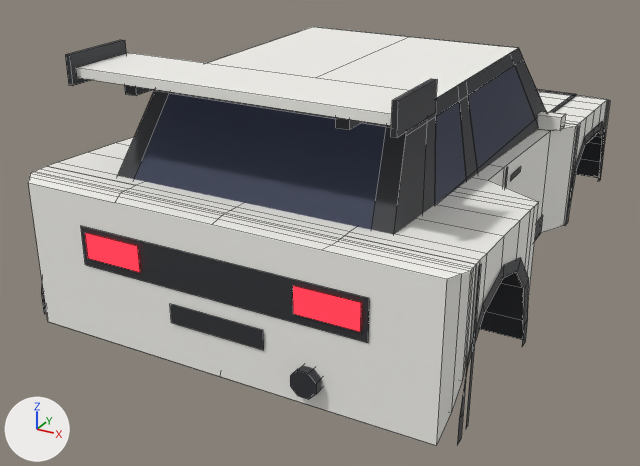
The FBX model assets/meshes/kumo/Kumo.fbx as it was, and as the next commit left it.
Camera for both pictures: a 50 mm camera at (6.63, -14.61, 5.74) aimed at (-0.8, -1.09, -1.02). The axes (+X, +Y, +Z) are drawn at lower left. The lights are the same throughout. The picture after the commit comes second. Mesh edges are drawn as thin lines.

Names of what the first picture shows: 'BumperRear', 'Cowl', 'Door_FR', 'Fender_RR', 'Opt_Wing_Rally_Wing', 'Opt_Wing_Rally_WingBlade', 'Pillars', 'RearWindow', 'Roof', 'TailGarnish', 'Underbody', 'Window_FR' and 19 more.
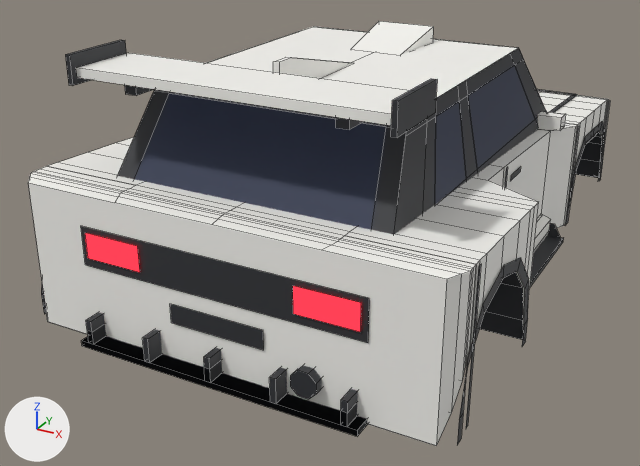
Changed parts and their boxes [x1, y1, x2, y2] in the pictures (640 x 466 px):
'Opt_Diffuser_Road_AccDiffuser', added: after [81, 324, 367, 436]
'Opt_Diffuser_Race_AccDiffuserRace', added: after [83, 312, 367, 434]
'Opt_Roof_Scoop_AccRoofScoop', added: after [351, 21, 433, 55]
'Opt_Roof_Fin_AccSharkFin', added: after [273, 57, 352, 78]
'Opt_Skirts_Blade_AccSideBlade_R', added: after [530, 223, 564, 287]
'Opt_Skirts_Side_AccSkirt_R', added: after [533, 214, 551, 253]

Patch to the scene script:
```diff
--- a/assets/meshes/kumo/Kumo.fbx.py
+++ b/assets/meshes/kumo/Kumo.fbx.py
@@ me_opt_skirts_side_accskirt_r @@
+me_opt_skirts_side_accskirt_r.from_pydata([(2.62, 1.78, -1.46), (2.78, 1.78, -1.46), (2.78, -1.78, -1.46), (2.62, -1.78, -1.46), (2.82, 1.78, -1.3), (2.82, -1.78, -1.3), (2.82, 1.78, -1.06), (2.82, -1.78, -1.06), (2.62, 1.78, -0.98), (2.62, -1.78, -0.98)], [], [(0, 1, 2, 3), (1, 4, 5, 2), (4, 6, 7, 5), (6, 8, 9, 7), (8, 6, 4, 1, 0), (3, 2, 5, 7, 9)])
+me_opt_skirts_side_accskirt_r.materials.append(mat_body)  # white #f7f6f1
@@ me_opt_roof_scoop_accroofscoop @@
+me_opt_roof_scoop_accroofscoop.from_pydata([(-0.48, -0.55, 2.4), (0.48, -0.55, 2.4), (0.55, 0.75, 2.68), (-0.55, 0.75, 2.68), (0.55, 0.75, 2.38), (0.48, -0.55, 2.38), (-0.48, -0.55, 2.38), (-0.55, 0.75, 2.38)], [], [(0, 1, 2, 3), (4, 2, 1, 5), (6, 0, 3, 7)])
+me_opt_roof_scoop_accroofscoop.materials.append(mat_body)  # white #f7f6f1
@@ me_opt_roof_fin_accsharkfin @@
+me_opt_roof_fin_accsharkfin.from_pydata([(0.05, -3.5, 2.88), (0.05, -3.85, 2.88), (0.05, -3.85, 2.39), (0.05, -1.45, 2.39), (-0.05, -1.45, 2.39), (-0.05, -3.85, 2.39), (-0.05, -3.85, 2.88), (-0.05, -3.5, 2.88)], [], [(0, 1, 2, 3), (4, 5, 6, 7), (6, 1, 0, 7), (7, 0, 3, 4), (5, 2, 1, 6)])
+me_opt_roof_fin_accsharkfin.materials.append(mat_body)  # white #f7f6f1
@@ ob_opt_diffuser_road_accdiffuser @@
+ob_opt_diffuser_road_accdiffuser = bpy.data.objects.new('Opt_Diffuser_Road_AccDiffuser', me_opt_diffuser_road_accdiffuser)  # a box spanning x -2.4..2.4, y -5.89..-5.34, z -1.44..-1.34; a box spanning x -2.25..-2.15, y -5.89..-5.34, z -1.34..-1.12; a box spanning x -0.05..0.05, y -5.89..-5.34, z -1.34..-1.12; a box spanning x 2.15..2.25, y -5.89..-5.34, z -1.34..-1.12; in mat_trim (dark grey #2f3035)
+ob_opt_diffuser_road_accdiffuser.location = (0.0, 0.0, 0.0)
@@ ob_opt_skirts_side_accskirt_r @@
+ob_opt_skirts_side_accskirt_r = bpy.data.objects.new('Opt_Skirts_Side_AccSkirt_R', me_opt_skirts_side_accskirt_r)
+ob_opt_skirts_side_accskirt_r.location = (0.0, 0.0, 0.0)
@@ ob_opt_roof_scoop_accroofscoop @@
+ob_opt_roof_scoop_accroofscoop = bpy.data.objects.new('Opt_Roof_Scoop_AccRoofScoop', me_opt_roof_scoop_accroofscoop)
+ob_opt_roof_scoop_accroofscoop.location = (0.0, 0.0, 0.0)
@@ ob_opt_roof_fin_accsharkfin @@
+ob_opt_roof_fin_accsharkfin = bpy.data.objects.new('Opt_Roof_Fin_AccSharkFin', me_opt_roof_fin_accsharkfin)
+ob_opt_roof_fin_accsharkfin.location = (0.0, 0.0, 0.0)
@@ ob_opt_skirts_blade_accsideblade_r @@
+ob_opt_skirts_blade_accsideblade_r = bpy.data.objects.new('Opt_Skirts_Blade_AccSideBlade_R', me_opt_skirts_blade_accsideblade_r)  # 16 vertices, 8 faces; spans x 2.62..3.12, y -1.78..1.78, z -1.48..-1.12; in mat_trim (dark grey #2f3035)
+ob_opt_skirts_blade_accsideblade_r.location = (0.0, 0.0, 0.0)
@@ ob_opt_diffuser_race_accdiffuserrace @@
+ob_opt_diffuser_race_accdiffuserrace = bpy.data.objects.new('Opt_Diffuser_Race_AccDiffuserRace', me_opt_diffuser_race_accdiffuserrace)  # a box spanning x -2.4..2.4, y -5.89..-4.99, z -1.44..-1.34; a box spanning x -2.25..-2.15, y -5.89..-4.99, z -1.34..-0.94; a box spanning x -1.15..-1.05, y -5.89..-4.99, z -1.34..-0.94; a box spanning x -0.05..0.05, y -5.89..-4.99, z -1.34..-0.94; a box spanning x 1.05..1.15, y -5.89..-4.99, z -1.34..-0.94; a box spanning x 2.15..2.25, y -5.89..-4.99, z -1.34..-0.94; in mat_trim (dark grey #2f3035)
+ob_opt_diffuser_race_accdiffuserrace.location = (0.0, 0.0, 0.0)
```
